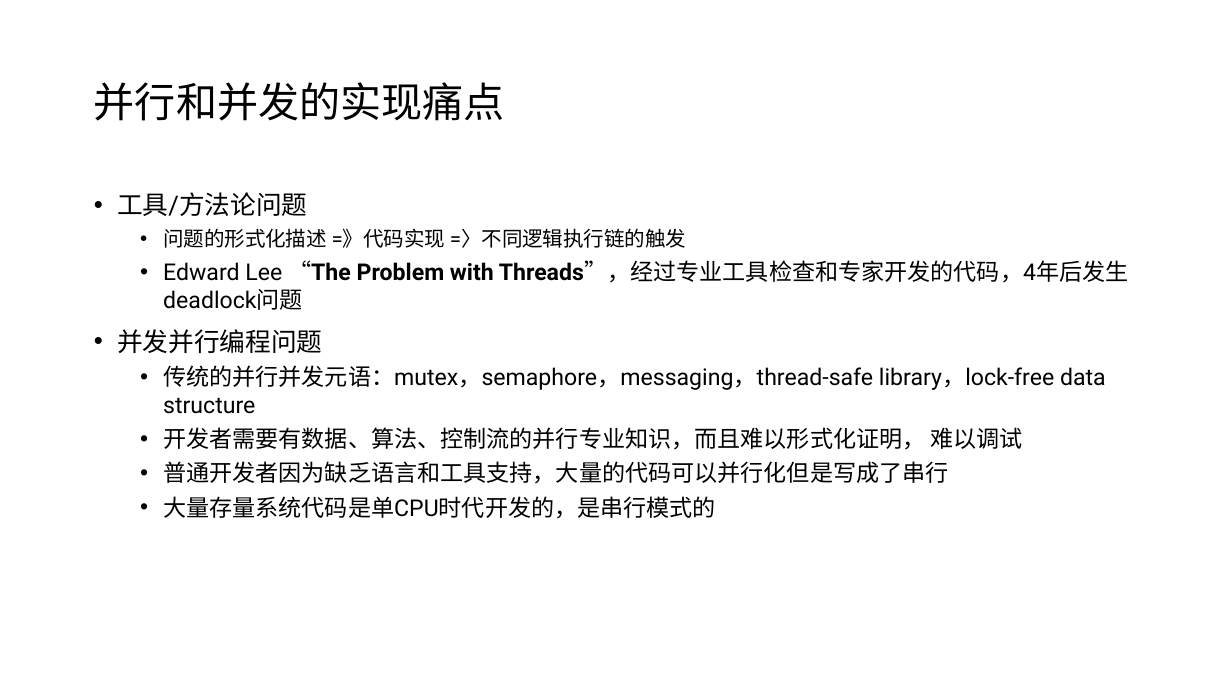
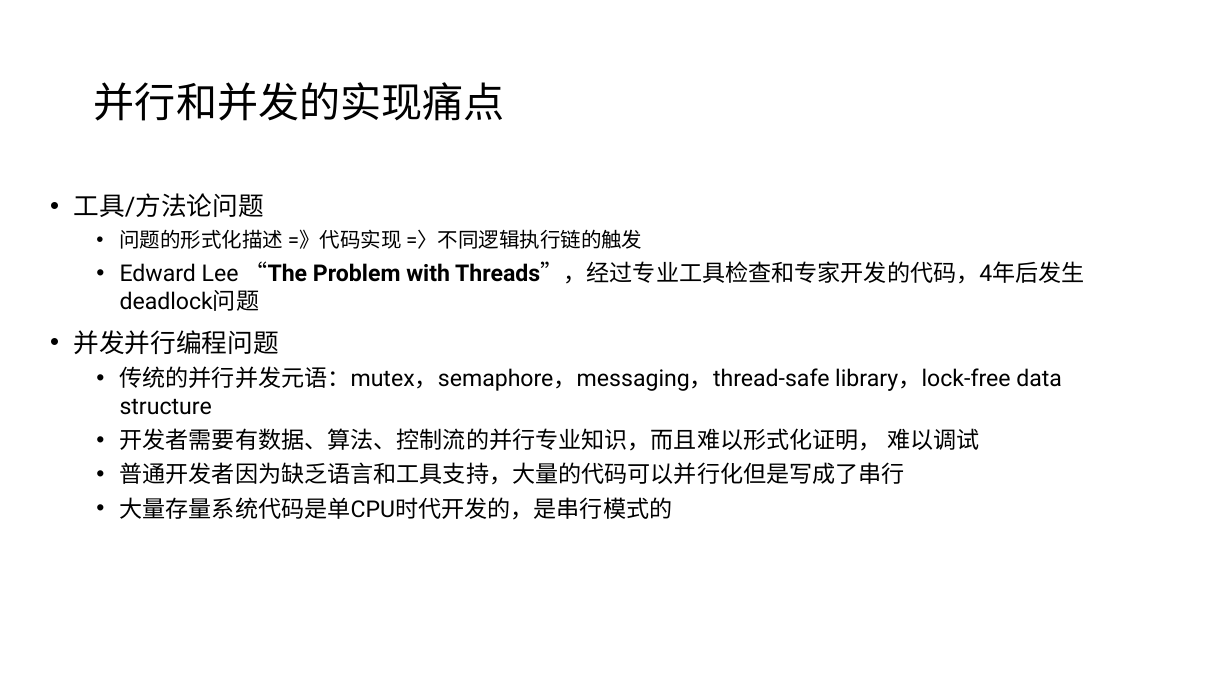
Before and after one commit to sbagga/mistyminds, a slide deck: slide 6 of _posts/Mobile Rust 0627.pptx. Drawn at 1232x693 pixels with LibreOffice and Linux fonts; fonts in the diff are those of the drawing. Boxes give left, top, right and bottom in pixels: in the first picture for what was removed or moved away, otherwise in the second. Text is boxed around its words. In the diff, an @@ line names an element or a change of style, - is before the commit and + after.

```diff
--- a/_posts/Mobile Rust 0627.pptx
+++ b/_posts/Mobile Rust 0627.pptx
@@ text "工具/方法论问题": place and size @@
-text "工具/方法论问题" at bbox=[117, 192, 1129, 519]
+text "工具/方法论问题" at bbox=[73, 193, 1085, 520]
```
Also in this commit, not shown: 8 other slides changed, 3 slides added.
